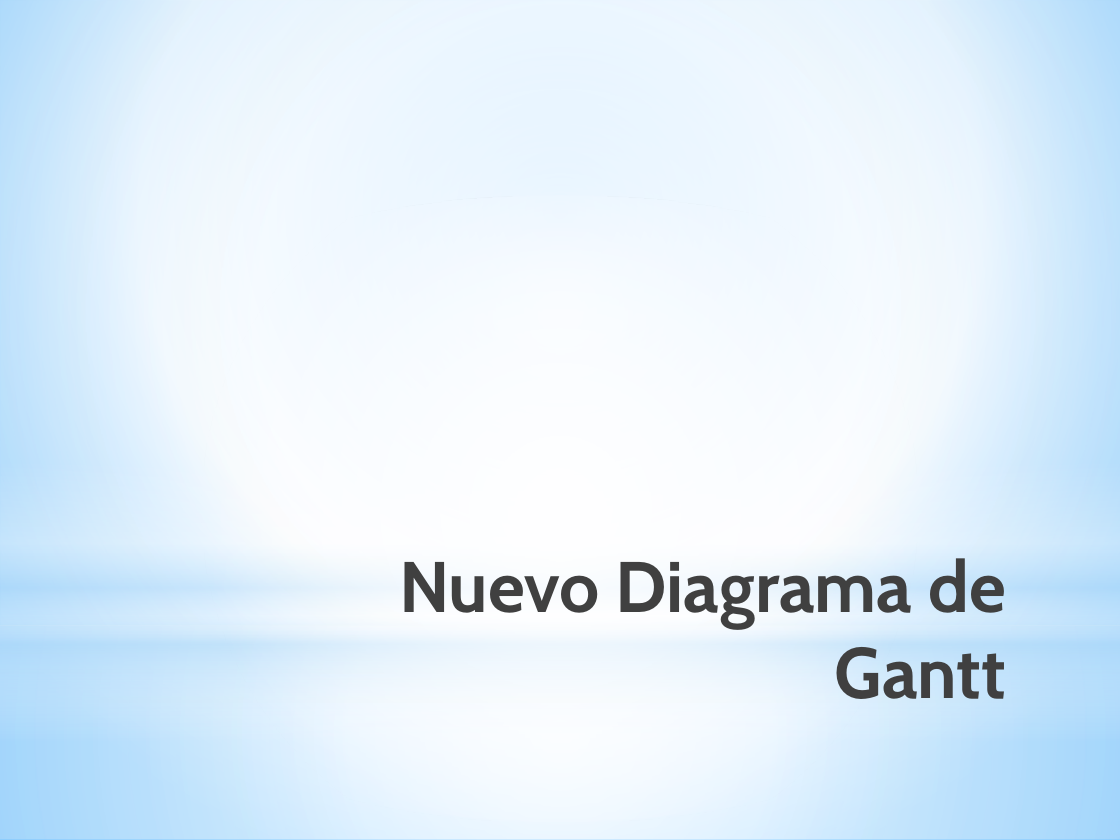
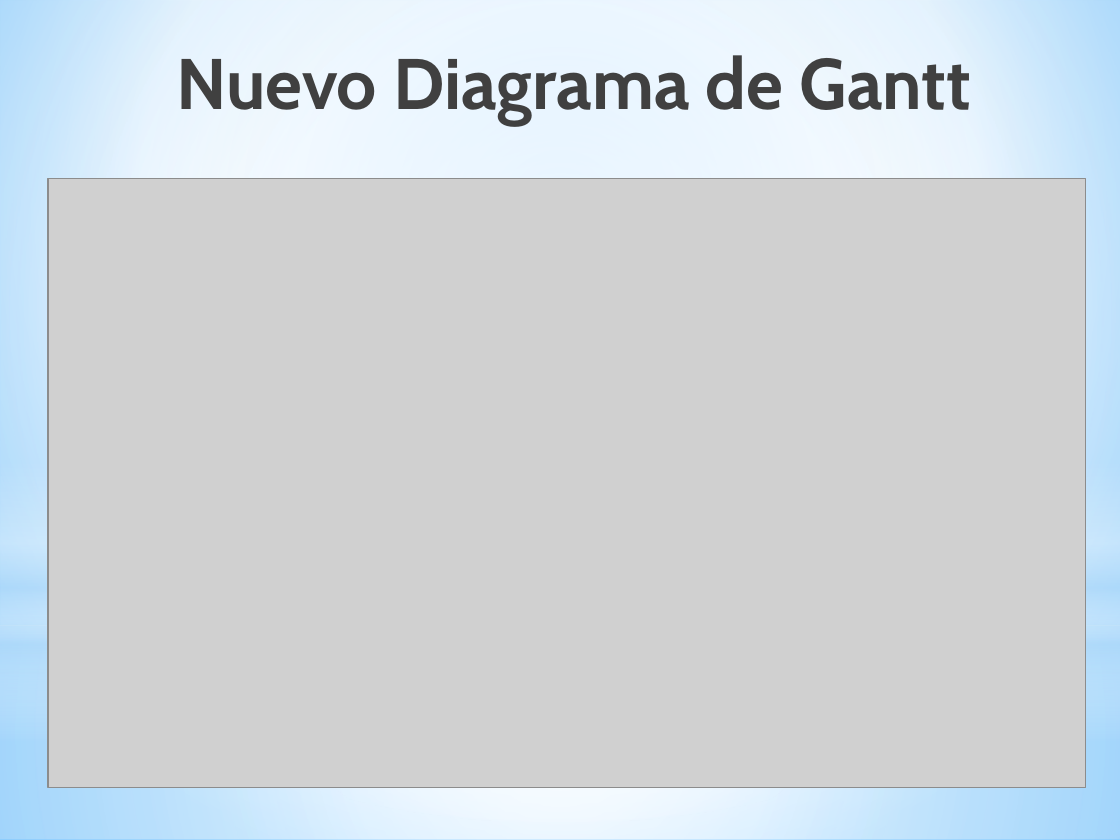
Before and after one commit to CristianGonzalez07/ProyectoAyD2017, a slide deck: slide 4 of Docs/PROYECTO PREGUNTA2.pptx (slide 5 before the commit). Drawn at 1120x840 pixels with LibreOffice and Linux fonts; fonts in the diff are those of the drawing; grey boxes stand for pictures. Boxes give left, top, right and bottom in pixels: in the first picture for what was removed or moved away, otherwise in the second. Text is boxed around its words. In the diff, an @@ line names an element or a change of style, - is before the commit and + after.

```diff
--- a/Docs/PROYECTO PREGUNTA2.pptx
+++ b/Docs/PROYECTO PREGUNTA2.pptx
@@ title "Nuevo Diagrama de Gantt" rewrapped from bbox=[399, 558, 1007, 699] to bbox=[176, 55, 971, 125] @@
@@ picture added at bbox=[48, 179, 1085, 787] @@
```
Also in this commit, not shown: 3 other slides changed, 3 slides added, 2 slides removed.
